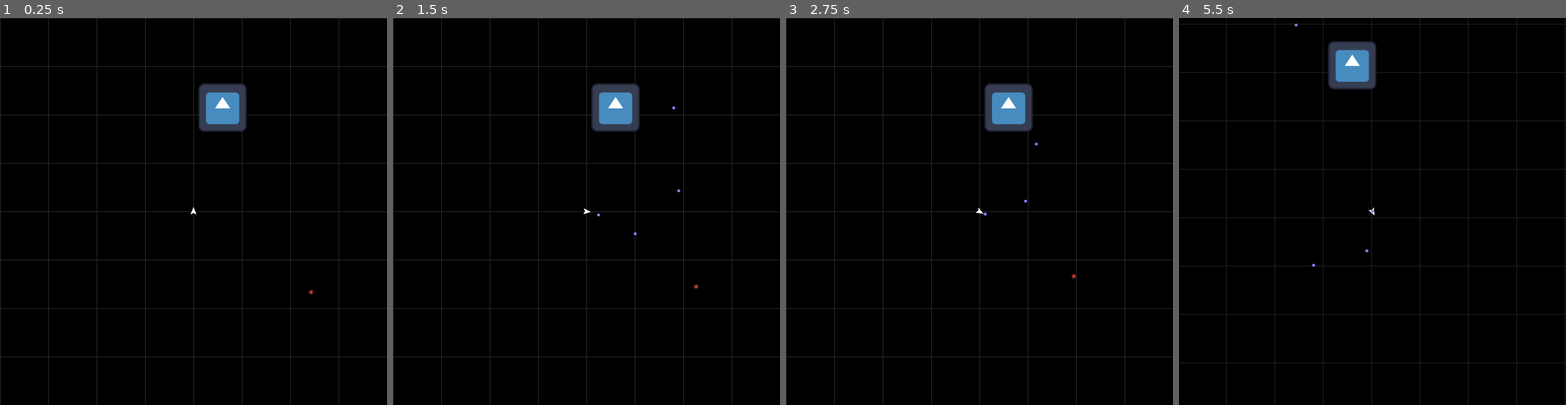
Above: before the commit, frames 1-4 (left to right).
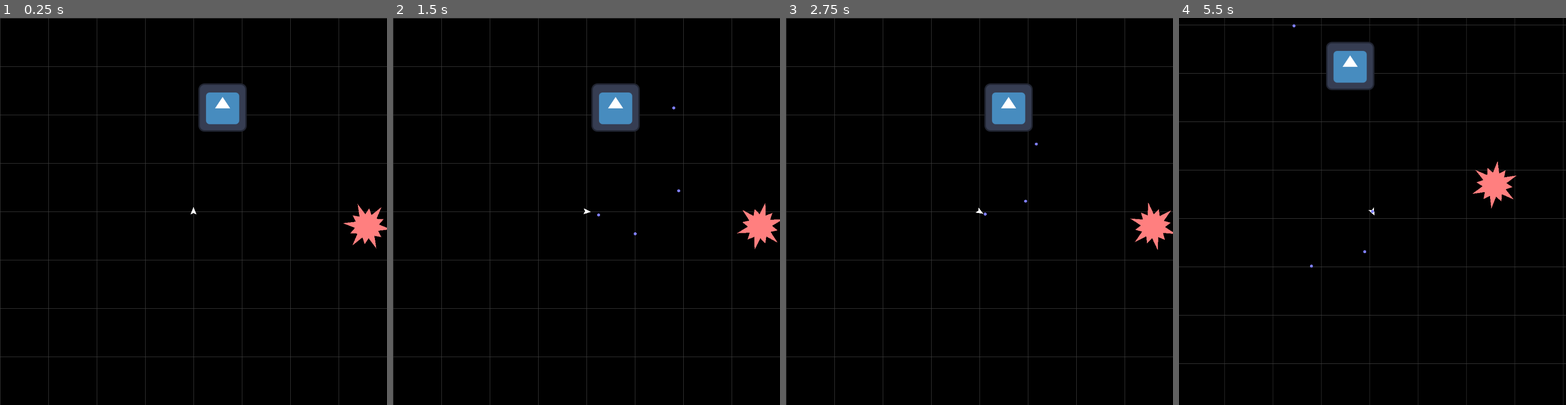
Above: after the commit, the same moments.

Repository: Trantarius/ArcadeGame
Game: Godot game, scene res://main.tscn
The game is run twice, just before and just after one commit, with the same random seed, the same clock (stepped at 60 frames per second) and the same inputs. The engine's default icon, where the game draws it, is replaced by a stand-in: a white triangle on a blue panel in a dark square.
Inputs:
- Up to frame 1 (0.25 s): no input
- Up to frame 2 (1.5 s): hold D (right) 0.53-1.28 s; hold Space (shoot) 0.53-1.28 s; hold A (left) from 1.28 s (still down); tap Space (shoot) at 1.35 s
- Up to frame 3 (2.75 s): release A (left) at 2.03 s; hold D (right) from 2.03 s (still down); hold Space (shoot) from 2.03 s (still down)
- Up to frame 4 (5.5 s): release D (right) at 2.78 s; release Space (shoot) at 2.78 s; hold W (forward) 2.78-3.53 s; tap Space (shoot) at 2.85, 4.35 s; hold Space (shoot) 3.53-4.28 s; hold A (left) from 3.53 s (still down); hold Space (shoot) from 5.03 s (still down)

The runs differ from the first frame. In frame 1, 0.6% of the frame differs, in the area x 79-100%, y 48-72%; in frame 2, 0.6%; in frame 3, 0.6%; in frame 4, 4.9%, in the area x 0-100%, y 0-100%.

Commit message:
add spiky factory

Diff:
--- a/Actor.gd
+++ b/Actor.gd
@@ -1,7 +1,7 @@
 class_name Actor
 extends CharacterBody2D
 
-@export var max_health:float = 100
+@export var max_health:float = 10
 ## (Maximum) Linear acceleration
 @export var acceleration:float = 30
 ## (Maximum) Linear speed
@@ -25,7 +25,7 @@
 
 func take_damage(damage:Damage)->void:
 	damage.target=self
-	if(health<0):
+	if(health<=0):
 		return # omae wa mo shindeiru
 	health -= damage.amount
 	damage_taken.emit(damage)
@@ -33,7 +33,7 @@
 		damage.source.damage_dealt.emit(damage)
 	elif(damage.source is Projectile):
 		damage.source.source.damage_dealt.emit(damage)
-	if(health<0):
+	if(health<=0):
 		death.emit()
 		queue_free()
 
--- a/Projectile.gd
+++ b/Projectile.gd
@@ -3,7 +3,7 @@
 
 ## Time left until deletion
 @export var lifetime:float = 10
-@export var damage_amount:float = 10
+@export var damage_amount:float = 1
 var source:Actor
 var velocity:Vector2
 
--- a/main.tscn
+++ b/main.tscn
@@ -4,7 +4,7 @@
 [ext_resource type="Script" path="res://BackgroundTexture.gd" id="2_0i1pn"]
 [ext_resource type="PackedScene" uid="uid://ccgupredk0a3f" path="res://player/player.tscn" id="3_d6lla"]
 [ext_resource type="Texture2D" uid="uid://bude4na0hnosm" path="res://icon.svg" id="3_nlt01"]
-[ext_resource type="PackedScene" uid="uid://cb3satgchcg1i" path="res://spiky/spiky.tscn" id="5_geqg6"]
+[ext_resource type="PackedScene" uid="uid://b84l7h2qte8nl" path="res://spiky/spiky_factory.tscn" id="5_84w4x"]
 
 [sub_resource type="RectangleShape2D" id="RectangleShape2D_3hhoi"]
 size = Vector2(128, 128)
@@ -40,5 +40,5 @@
 [node name="CollisionShape2D" type="CollisionShape2D" parent="StaticBody2D"]
 shape = SubResource("RectangleShape2D_3hhoi")
 
-[node name="Spiky" parent="." instance=ExtResource("5_geqg6")]
-position = Vector2(312, 214)
+[node name="SpikyFactory" parent="." instance=ExtResource("5_84w4x")]
+position = Vector2(459, 39)
--- a/spiky/Spiky.gd
+++ b/spiky/Spiky.gd
@@ -2,7 +2,7 @@
 extends Actor
 
 ## Damage dealt when colliding with player
-@export var contact_damage:float = 30
+@export var contact_damage:float = 3
 
 func find_target()->Player:
 	var players:Array[Node] = get_tree().get_nodes_in_group('Players')
--- /dev/null
+++ b/spiky/SpikyFactory.gd
@@ -0,0 +1,29 @@
+class_name SpikyFactory
+extends Actor
+
+## Seconds between Spiky spawning events
+@export var spawn_time:float = 10
+## Constant rotation speed
+@export var spin_speed:float = 0.5
+
+## Time until next spawn event
+@onready var spawn_timer:float = spawn_time
+
+func _physics_process(delta: float) -> void:
+	rotate(spin_speed * delta)
+
+	super(delta)
+
+	spawn_timer-=delta
+	if(spawn_timer<=0):
+		spawn_timer = spawn_time
+		spawn_spikies()
+
+func spawn_spikies()->void:
+	for n in range(6):
+		var dir:Vector2 = global_transform.basis_xform(Vector2.RIGHT).rotated(n*TAU/6)
+		var spiky:Spiky = preload("res://spiky/spiky.tscn").instantiate()
+		spiky.position = position + dir * 32
+		spiky.velocity = dir * spiky.max_speed
+		spiky.add_collision_exception_with(self)
+		get_parent().add_child(spiky)
--- a/spiky/make_spikeball_polygon.gd
+++ b/spiky/make_spikeball_polygon.gd
@@ -1,9 +1,9 @@
 @tool
 extends EditorScript
 
-const outer_radius:float = 8
-const middle_radius:float = 6
-const inner_radius:float = 4
+const outer_radius:float = 64
+const middle_radius:float = 48
+const inner_radius:float = 32
 const spokes:int = 6
 
 # Called when the script is executed (using File -> Run in Script Editor).
--- a/spiky/spiky.tscn
+++ b/spiky/spiky.tscn
@@ -10,6 +10,7 @@
 collision_mask = 7
 motion_mode = 1
 script = ExtResource("1_185kc")
+max_health = 1.0
 velocity_damp = 0.5
 
 [node name="Polygon2D" type="Polygon2D" parent="."]
--- /dev/null
+++ b/spiky/spiky_factory.tscn
@@ -0,0 +1,15 @@
+[gd_scene load_steps=2 format=3 uid="uid://b84l7h2qte8nl"]
+
+[ext_resource type="Script" path="res://spiky/SpikyFactory.gd" id="1_8hxwo"]
+
+[node name="SpikyFactory" type="CharacterBody2D" groups=["Enemies"]]
+collision_layer = 4
+collision_mask = 7
+script = ExtResource("1_8hxwo")
+
+[node name="Polygon2D" type="Polygon2D" parent="."]
+color = Color(1, 0.5, 0.5, 1)
+polygon = PackedVector2Array(64, 0, 30.9096, 8.28221, 41.5692, 24, 22.6274, 22.6274, 32, 55.4256, 8.28221, 30.9096, -2.09815e-06, 48, -8.28221, 30.9096, -32, 55.4256, -22.6274, 22.6274, -41.5692, 24, -30.9096, 8.28221, -64, -5.59506e-06, -30.9096, -8.28221, -41.5692, -24, -22.6274, -22.6274, -32, -55.4256, -8.28221, -30.9096, 5.72394e-07, -48, 8.28221, -30.9096, 32, -55.4256, 22.6274, -22.6274, 41.5692, -24, 30.9096, -8.2822)
+
+[node name="CollisionPolygon2D" type="CollisionPolygon2D" parent="."]
+polygon = PackedVector2Array(64, 0, 30.9096, 8.28221, 41.5692, 24, 22.6274, 22.6274, 32, 55.4256, 8.28221, 30.9096, -2.09815e-06, 48, -8.28221, 30.9096, -32, 55.4256, -22.6274, 22.6274, -41.5692, 24, -30.9096, 8.28221, -64, -5.59506e-06, -30.9096, -8.28221, -41.5692, -24, -22.6274, -22.6274, -32, -55.4256, -8.28221, -30.9096, 5.72394e-07, -48, 8.28221, -30.9096, 32, -55.4256, 22.6274, -22.6274, 41.5692, -24, 30.9096, -8.2822)
